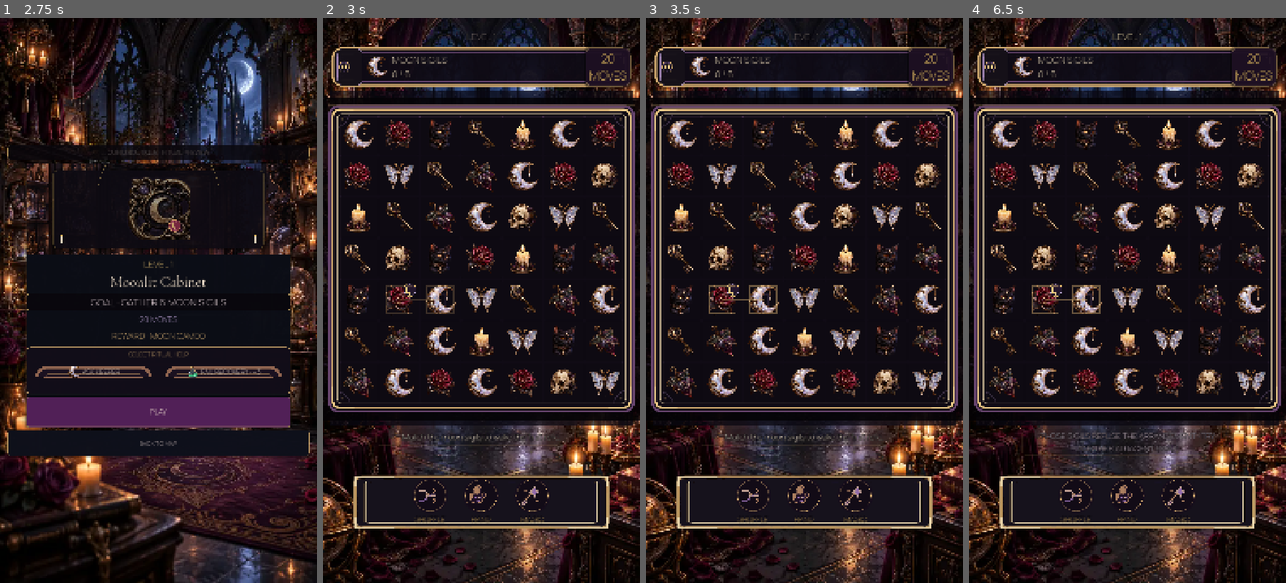
Above: before the commit, frames 1-4 (left to right).
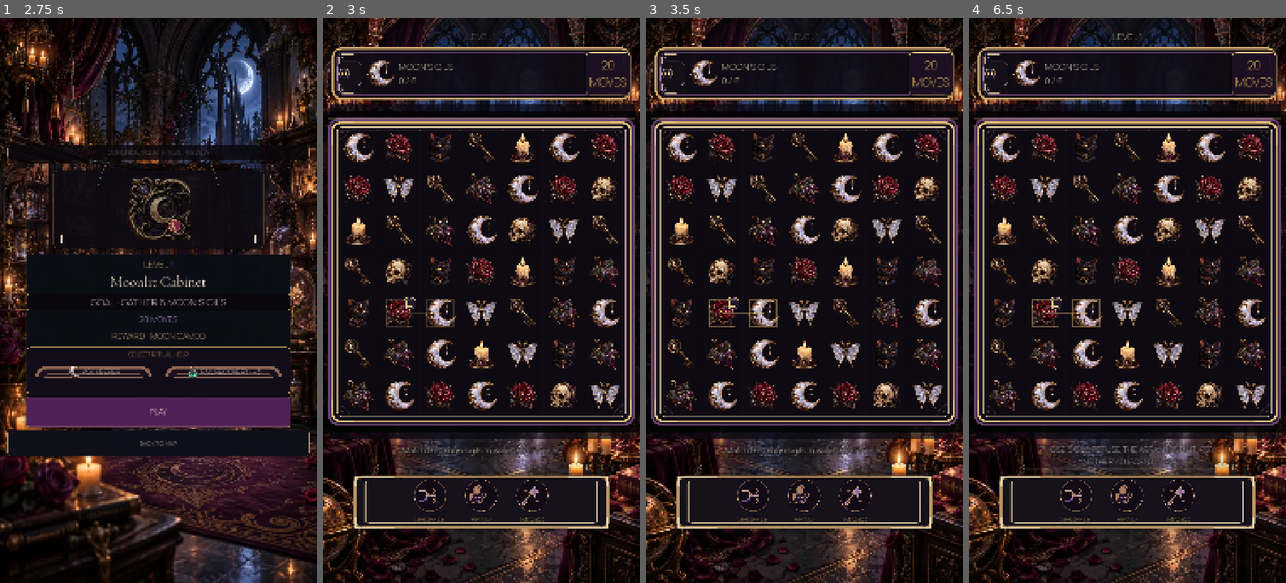
Above: after the commit, the same moments.

Repository: Jay-prodesign/akilta-match3
Game: Godot game, scene res://src/app/app_bootstrap.tscn
Same seed, same stepped clock (60 frames per second), same inputs: the game is played once before the commit and once after it.
Inputs (mouse positions are in pixels of both pictures, inside the frame that each line leads up to; where the layout moved, square brackets give the same spot in the first picture):
- Up to frame 1 (2.75 s): click "ENTER THE HOUSE" at 0.5 s; click "PLAY LEVEL 1" at 1.25 s; click "1" at 2 s
- Up to frame 2 (3 s): click "PLAY" at 2.75 s
- Up to frame 3 (3.5 s): no input
- Up to frame 4 (6.5 s): click (994, 74) [994, 68] at 3.5 s; click "RESTART LEVEL" at 4.25 s; tap Enter at 5 s; drag from (1127, 260) to (1159, 176) at 5.02 s; drag from (1064, 328) to (1111, 413) at 5.77 s

Frame 1 is identical in both runs. In frame 2, 26% of the frame differs, in the area x 0-100%, y 5-78%; in frame 3, 26%; in frame 4, 27%, in the area x 0-100%, y 5-80%.

Commit message:
Carry North Star gameplay header depth onto fresh main

Diff:
--- a/src/ui/gameplay/gameplay_screen.tscn
+++ b/src/ui/gameplay/gameplay_screen.tscn
@@ -404,7 +404,7 @@
 horizontal_alignment = 1
 
 [node name="HUDPlate" type="PanelContainer" parent="Layout"]
-custom_minimum_size = Vector2(0, 128)
+custom_minimum_size = Vector2(0, 192)
 layout_mode = 2
 theme_override_styles/panel = SubResource("GameplayHUDPlate")
 
@@ -418,14 +418,15 @@
 layout_mode = 2
 
 [node name="ObjectiveIcon" type="TextureRect" parent="Layout/HUDPlate/HUD"]
-custom_minimum_size = Vector2(82, 82)
-layout_mode = 2
+custom_minimum_size = Vector2(104, 104)
+layout_mode = 2
+size_flags_vertical = 4
 mouse_filter = 2
 expand_mode = 1
 stretch_mode = 5
 
 [node name="Objective" type="Label" parent="Layout/HUDPlate/HUD"]
-custom_minimum_size = Vector2(0, 96)
+custom_minimum_size = Vector2(0, 144)
 layout_mode = 2
 size_flags_horizontal = 3
 theme_override_colors/font_color = Color(1, 0.94, 0.82, 1)
@@ -437,7 +438,7 @@
 vertical_alignment = 1
 
 [node name="Moves" type="Label" parent="Layout/HUDPlate/HUD"]
-custom_minimum_size = Vector2(140, 96)
+custom_minimum_size = Vector2(150, 144)
 layout_mode = 2
 theme_override_colors/font_color = Color(0.94, 0.80, 0.52, 1)
 theme_override_colors/font_outline_color = Color(0.03, 0.02, 0.04, 0.94)
@@ -451,6 +452,7 @@
 [node name="Pause" type="Button" parent="Layout/HUDPlate/HUD"]
 custom_minimum_size = Vector2(84, 84)
 layout_mode = 2
+size_flags_vertical = 4
 theme_override_colors/font_color = Color(0.945, 0.91, 0.866, 1)
 theme_override_font_sizes/font_size = 28
 theme_override_styles/normal = SubResource("PauseUtility")
